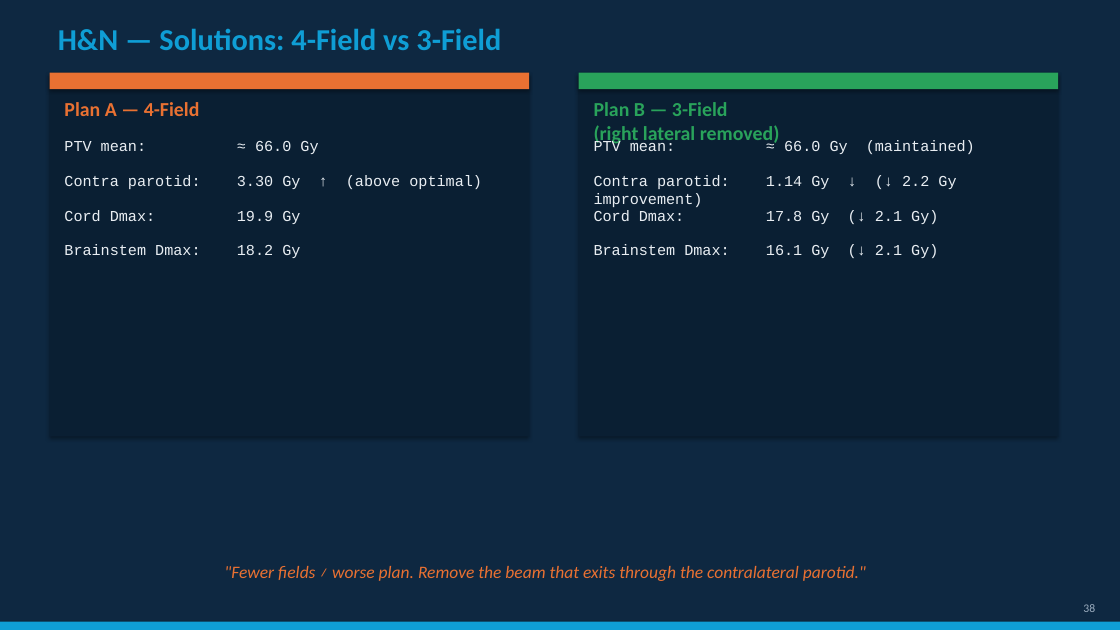
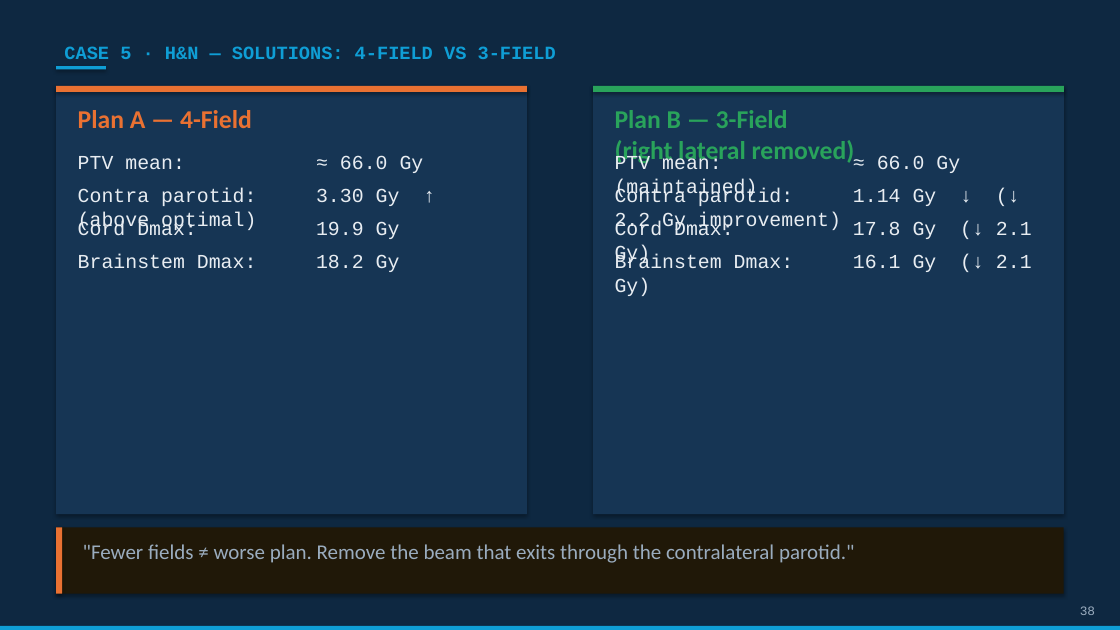
Before and after one commit to Tamerone/3DCRT-Evaluation-Workshop, a slide deck: slide 38 of 3DCRT_Workshop_Deck_v2.pptx. Drawn at 1120x630 pixels with LibreOffice and Linux fonts; fonts in the diff are those of the drawing. Boxes give left, top, right and bottom in pixels: in the first picture for what was removed or moved away, otherwise in the second. Text is boxed around its words. In the diff, an @@ line names an element or a change of style, - is before the commit and + after.

```diff
--- a/3DCRT_Workshop_Deck_v2.pptx
+++ b/3DCRT_Workshop_Deck_v2.pptx
@@ text at (64,46,556,59): text changed; size 26 to 16 pt; font Calibri to Courier New @@
-H&N — Solutions: 4-Field vs 3-Field
+CASE 5 · H&N — SOLUTIONS: 4-FIELD VS 3-FIELD
@@ rectangle: place and size @@
-rectangle at (50,73,529,90)
+rectangle at (56,86,527,92)
@@ rectangle: place and size @@
-rectangle at (50,73,529,437)
+rectangle at (56,86,527,514)
@@ rectangle at (56,86,527,514): fill #0A1F33 to #163554 @@
@@ rectangle added at (56,66,106,70), fill #0F9ED5 @@
@@ rectangle: place and size @@
-rectangle at (579,73,1059,90)
+rectangle at (593,86,1064,92)
@@ rectangle at (593,86,1064,514): fill #0A1F33 to #163554 @@
@@ rectangle: place and size @@
-rectangle at (579,73,1059,437)
+rectangle at (593,86,1064,514)
@@ text "Plan A — 4-Field": place and size @@
-text "Plan A — 4-Field" at (64,102,200,116)
+text "Plan A — 4-Field" at (78,110,252,128)
@@ text "Plan A — 4-Field" at (78,110,252,128): size 17 to 22 pt @@
@@ text "Plan B — 3-Field (right ..." at (615,110,855,165): size 17 to 22 pt @@
@@ text "Plan B — 3-Field (right ...": place and size @@
-text "Plan B — 3-Field (right ..." at (594,102,780,145)
+text "Plan B — 3-Field (right ..." at (615,110,855,165)
@@ text "PTV mean: ≈ 66.0 Gy": place and size @@
-text "PTV mean: ≈ 66.0 Gy" at (64,141,318,154)
+text "PTV mean: ≈ 66.0 Gy" at (78,155,424,173)
@@ size 13 to 17 pt in 6 elements at (78,254,400,272), (78,221,400,239), (78,188,400,206), (78,155,424,173), (615,188,937,232), (615,155,960,199) @@
@@ text "PTV mean: ≈ 66.0 Gy ...": place and size @@
-text "PTV mean: ≈ 66.0 Gy ..." at (594,140,975,154)
+text "PTV mean: ≈ 66.0 Gy ..." at (615,155,960,199)
@@ text "Contra parotid: 3.30 Gy ↑ ...": place and size @@
-text "Contra parotid: 3.30 Gy ↑ ..." at (64,175,482,189)
+text "Contra parotid: 3.30 Gy ↑ ..." at (78,188,400,206)
@@ text "Contra parotid: 1.14 Gy ↓ ...": place and size @@
-text "Contra parotid: 1.14 Gy ↓ ..." at (594,176,956,207)
+text "Contra parotid: 1.14 Gy ↓ ..." at (615,188,937,232)
@@ text "Cord Dmax: 19.9 Gy": place and size @@
-text "Cord Dmax: 19.9 Gy" at (64,210,300,224)
+text "Cord Dmax: 19.9 Gy" at (78,221,400,239)
@@ text at (853,221,1032,239): text changed; size 13 to 17 pt @@
-Brainstem Dmax: 16.1 Gy (↓ 2.1 Gy)
+Cord Dmax: 17.8 Gy (↓ 2.1 Gy)
@@ text "Brainstem Dmax: 18.2 Gy": place and size @@
-text "Brainstem Dmax: 18.2 Gy" at (64,244,300,258)
+text "Brainstem Dmax: 18.2 Gy" at (78,254,400,272)
@@ text at (615,254,937,272): text changed; size 13 to 17 pt @@
-Cord Dmax: 17.8 Gy (↓ 2.1 Gy)
+Brainstem Dmax: 16.1 Gy (↓ 2.1 Gy)
@@ rectangle added at (56,528,1065,594), fill #201808 @@
@@ rectangle added at (56,528,62,594), fill #E97132 @@
@@ text ""Fewer fields ≠ worse plan. ...": place and size @@
-text ""Fewer fields ≠ worse plan. ..." at (224,566,866,581)
+text ""Fewer fields ≠ worse plan. ..." at (83,544,855,563)
@@ text ""Fewer fields ≠ worse plan. ..." at (83,544,855,563): size 15 to 18 pt, text colour #E97132 to #9AACBE, italic off; alignment centre to left @@
@@ text "38" at (1080,606,1095,615): size 10 to 11 pt, font Calibri to Courier New @@
@@ rectangle: place and size @@
-rectangle at (0,622,1120,630)
+rectangle at (0,626,1120,630)
```
Also in this commit, not shown: 32 other slides changed, 6 slides added, 6 slides removed, 1 other file.
